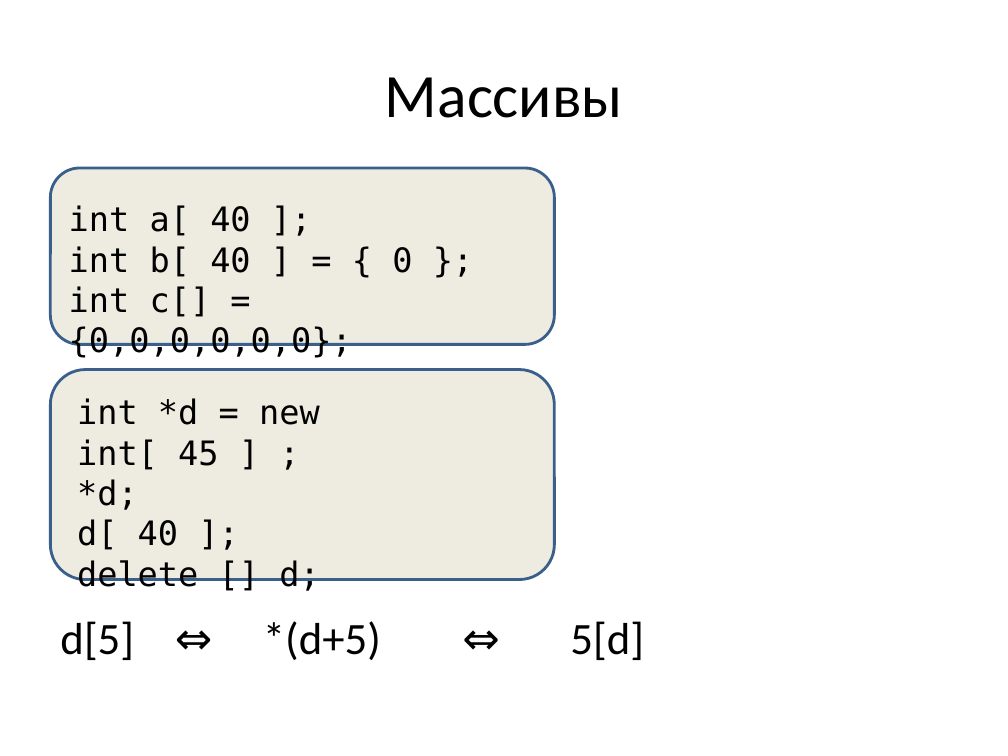
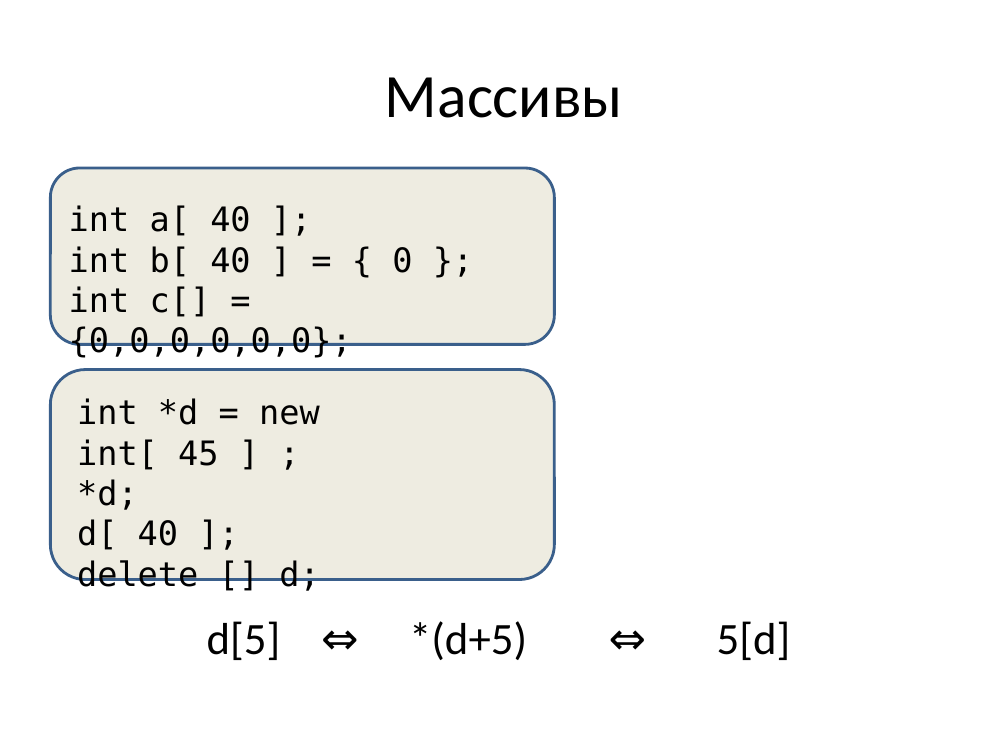
Before and after one commit to tscherkas/cpp_craft_1013, a slide deck: slide 5 of lections/cpp_craft_lec_1_part_2_v1_2.pptx. Drawn at 1008x756 pixels with LibreOffice and Linux fonts; fonts in the diff are those of the drawing. Boxes give left, top, right and bottom in pixels: in the first picture for what was removed or moved away, otherwise in the second. Text is boxed around its words. In the diff, an @@ line names an element or a change of style, - is before the commit and + after.

```diff
--- a/lections/cpp_craft_lec_1_part_2_v1_2.pptx
+++ b/lections/cpp_craft_lec_1_part_2_v1_2.pptx
@@ text "d[5] ⇔ *(d+5) ⇔ 5[d]" at [207,621,791,660]: alignment left to centre @@
```
Also in this commit, not shown: 1 other slide changed, 2 other files.
